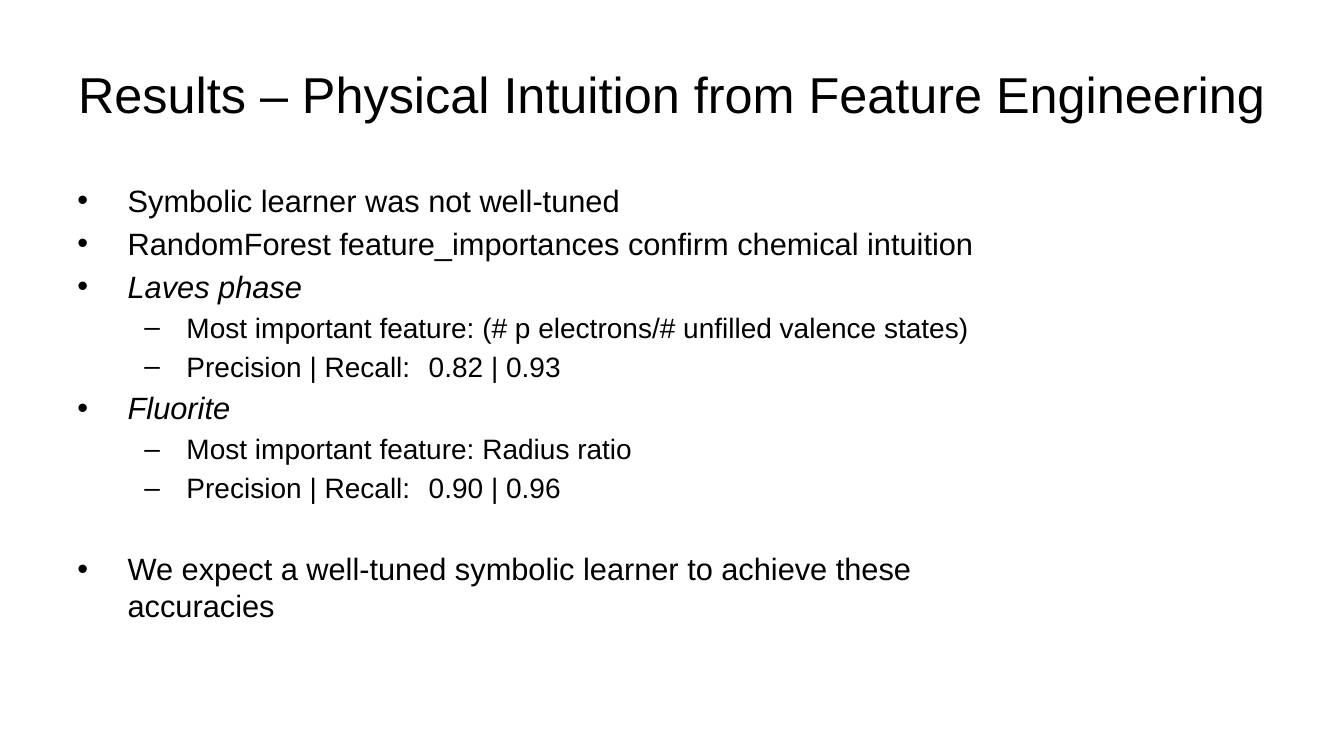
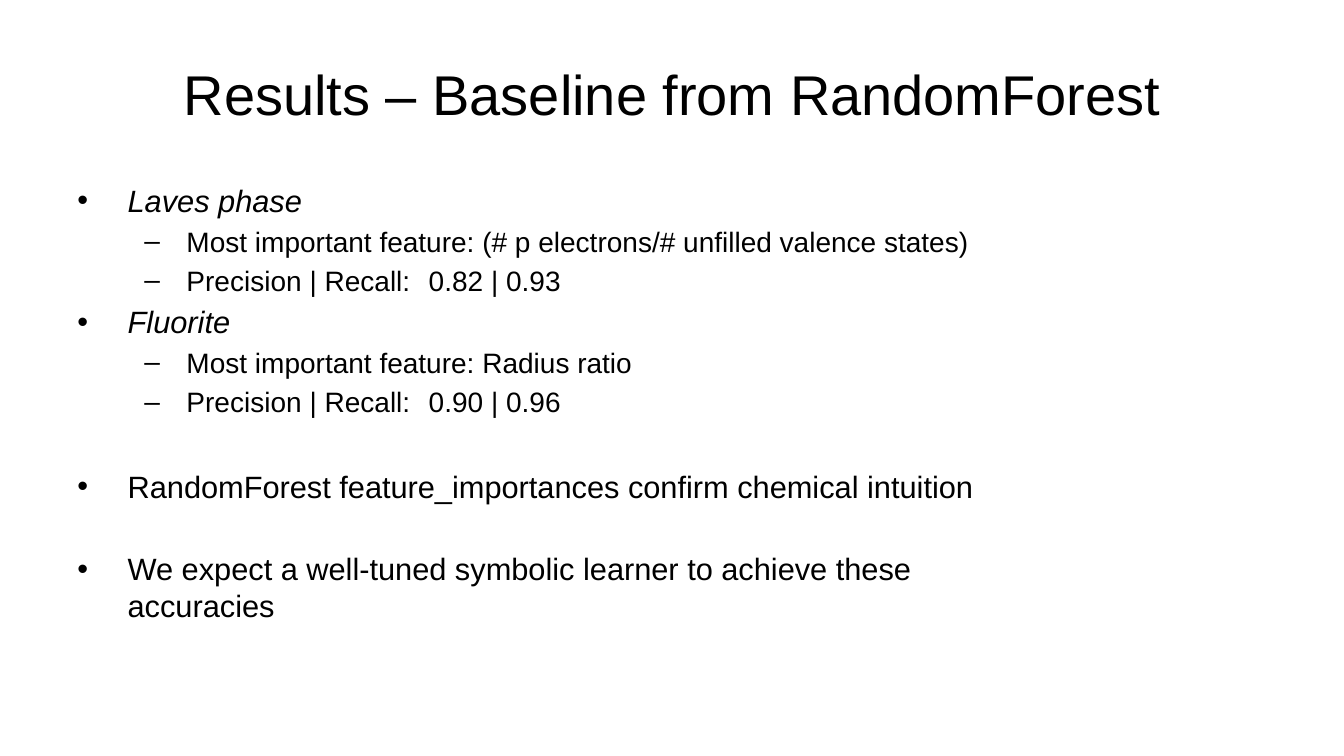
Before and after one commit to AlbertVong/Mat-Hack-2023, a slide deck: slide 8 of powerpoint_slides/final_presentation_av.pptx (slide 9 before the commit). Drawn at 1344x756 pixels with LibreOffice and Linux fonts; fonts in the diff are those of the drawing; background and template pictures are left out. Boxes give left, top, right and bottom in pixels: in the first picture for what was removed or moved away, otherwise in the second. Text is boxed around its words. In the diff, an @@ line names an element or a change of style, - is before the commit and + after.

Commit message:
final slide tweaks

```diff
--- a/powerpoint_slides/final_presentation_av.pptx
+++ b/powerpoint_slides/final_presentation_av.pptx
@@ title at bbox=[184, 74, 1160, 116]: text changed; size 36 to 40 pt @@
-Results – Physical Intuition from Feature Engineering
+Results – Baseline from RandomForest
@@ text at bbox=[128, 189, 973, 260]: paragraphs removed @@
-• Symbolic learner was not well-tuned
-• RandomForest feature_importances confirm chemical intuition
@@ text at bbox=[128, 475, 973, 503]: paragraph added @@
+• RandomForest feature_importances confirm chemical intuition
```
Also in this commit, not shown: 4 other slides changed.
